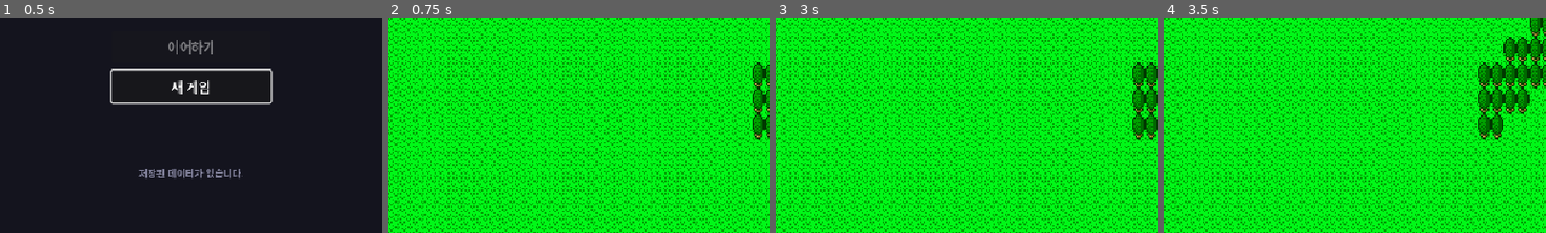
Above: before the commit, frames 1-4 (left to right).
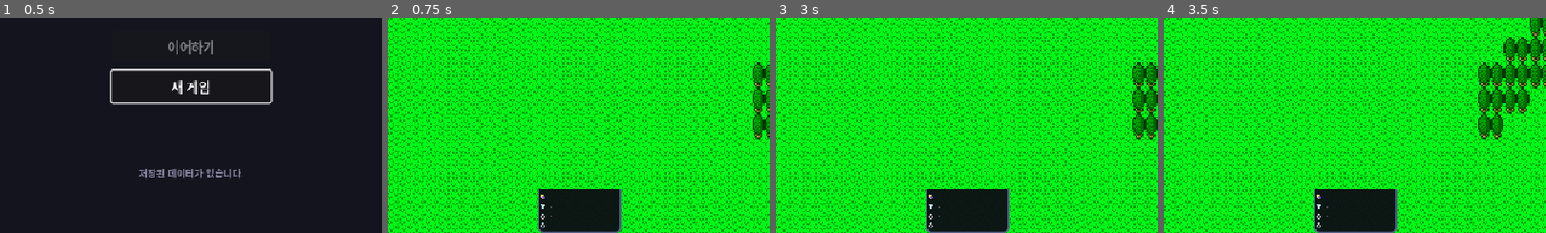
Above: after the commit, the same moments.

Repository: limmmmmmn/Appears-Appears
Game: Godot game, scene res://scenes/main/Main.tscn
The game is run twice, just before and just after one commit, with the same random seed, the same clock (stepped at 60 frames per second) and the same inputs.
Inputs (mouse positions are % of the whole screen's width and height, from its top left):
- Up to frame 1 (0.5 s): no input
- Up to frame 2 (0.75 s): click "새 게임" at 0.5 s
- Up to frame 3 (3 s): click "☰" at 1.25 s; click "게임 계속" at 2 s; tap Enter at 2.75, 2.85 s; move the mouse to (72, 45) at 2.77 s; hold Right (ui_right) from 2.78 s (still down); click (72, 45) at 2.92 s
- Up to frame 4 (3.5 s): keep holding Right (ui_right); tap Space at 3.02 s
The pictures show only the part of the screen within x 25-75%, y 50-100%; the shares and areas given below are measured in that part.

Frame 1 is identical in both runs. In frame 2, 4.5% of the frame differs, in the area x 39-62%, y 79-100%; in frame 3, 4.5%; in frame 4, 4.5%.

Commit message:
fix: 파티 카드 표시 안되는 문제 수정
- 앵커 프리셋 대신 position 사용
- clip_container.position으로 위치 직접 제어
- 애니메이션도 position 기반으로 변경

https://claude.ai/code/session_01HMJ2TZbvfDboco6XHexxSY

Diff:
--- a/scripts/ui/field/BottomPartyCards.gd
+++ b/scripts/ui/field/BottomPartyCards.gd
@@ -108,14 +108,13 @@
 	card.clip_container = Control.new()
 	card.clip_container.clip_contents = true
 	card.clip_container.custom_minimum_size = Vector2(CARD_WIDTH, CARD_VISIBLE_HEIGHT)
-	card.clip_container.set_anchors_preset(Control.PRESET_BOTTOM_WIDE)
-	card.clip_container.offset_top = CARD_HEIGHT - CARD_VISIBLE_HEIGHT
+	card.clip_container.position = Vector2(0, CARD_HEIGHT - CARD_VISIBLE_HEIGHT)
 	card.wrapper.add_child(card.clip_container)
 
 	# 메인 패널 (클리핑 컨테이너 안)
 	card.panel = PanelContainer.new()
 	card.panel.custom_minimum_size = Vector2(CARD_WIDTH, CARD_HEIGHT)
-	card.panel.position = Vector2(0, -(CARD_HEIGHT - CARD_VISIBLE_HEIGHT))  # 상단 부분이 잘리도록
+	card.panel.position = Vector2(0, -(CARD_HEIGHT - CARD_VISIBLE_HEIGHT))
 	_style_card_panel(card.panel)
 	card.clip_container.add_child(card.panel)
 
@@ -214,12 +213,12 @@
 
 	if expand:
 		# 클리핑 영역 확장 + 패널 위치 조정
-		tween.tween_property(card.clip_container, "offset_top", 0.0, 0.1)
+		tween.tween_property(card.clip_container, "position", Vector2(0, 0), 0.1)
 		tween.tween_property(card.clip_container, "custom_minimum_size", Vector2(CARD_WIDTH, CARD_HEIGHT), 0.1)
 		tween.tween_property(card.panel, "position", Vector2(0, 0), 0.1)
 	else:
 		# 클리핑 영역 축소 + 패널 위치 조정
-		tween.tween_property(card.clip_container, "offset_top", float(CARD_HEIGHT - CARD_VISIBLE_HEIGHT), 0.12)
+		tween.tween_property(card.clip_container, "position", Vector2(0, CARD_HEIGHT - CARD_VISIBLE_HEIGHT), 0.12)
 		tween.tween_property(card.clip_container, "custom_minimum_size", Vector2(CARD_WIDTH, CARD_VISIBLE_HEIGHT), 0.12)
 		tween.tween_property(card.panel, "position", Vector2(0, -(CARD_HEIGHT - CARD_VISIBLE_HEIGHT)), 0.12)
 
